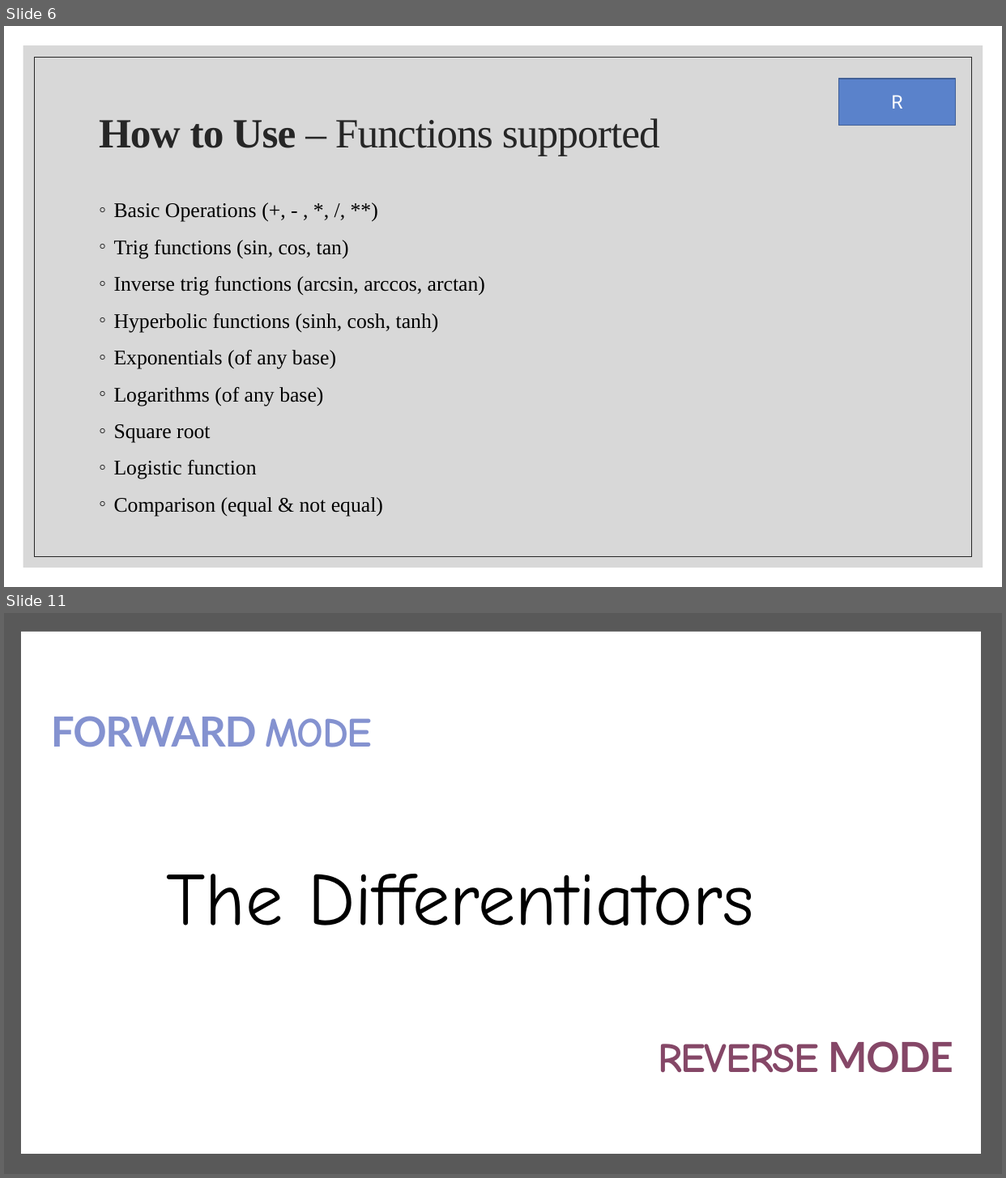
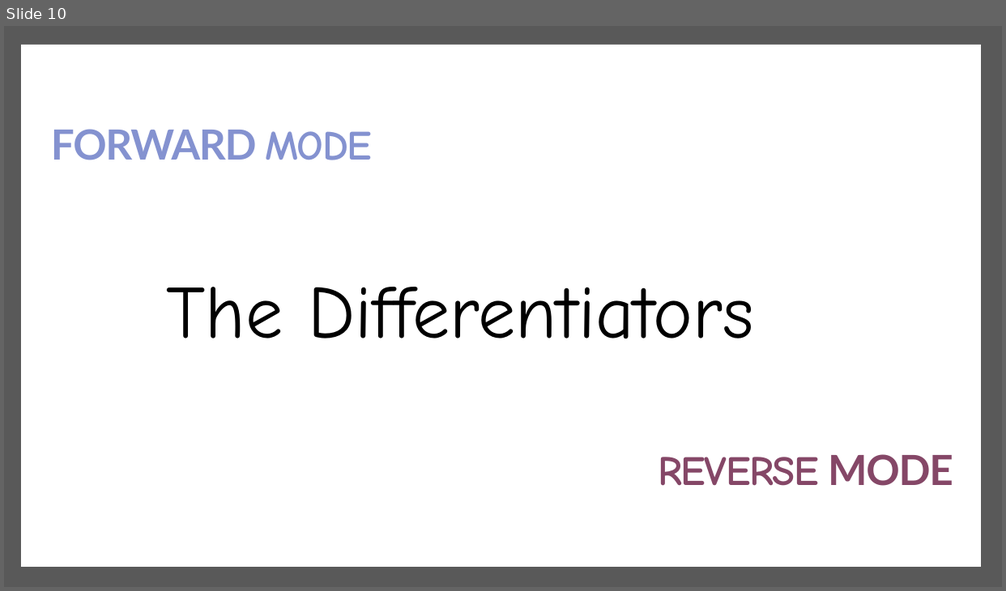
Before and after one commit to the-differentiators/cs207-FinalProject, a slide deck: docs/cs207-presentation.pptx. Shown one above the other, each under a label of ours: slides 6 and 11 before the commit, slide 10 after it; the slides between them are not shown. The pictures are 1006x1178 and 1006x591 pixels, drawn with LibreOffice and Linux fonts; fonts in the diff are those of the drawing; background and template pictures are left out. Boxes give left, top, right and bottom in pixels: in the first picture for what was removed or moved away, otherwise in the second. Text is boxed around its words. In the diff, an @@ line names an element or a change of style, - is before the commit and + after.

```diff
--- a/docs/cs207-presentation.pptx
+++ b/docs/cs207-presentation.pptx
@@ slide 6 removed at <box>4,26,1002,587</box>, background #FFFFFF @@
@@ rectangle removed at <box>23,45,983,568</box> @@
@@ rectangle removed at <box>35,57,972,557</box> @@
@@ rectangle removed at <box>839,79,956,125</box> @@
-R
@@ title removed at <box>99,118,660,156</box> @@
-How to Use – Functions supported
@@ text removed at <box>114,203,485,516</box> @@
-◦ Basic Operations (+, - , *, /, **)
-◦ Trig functions (sin, cos, tan)
-◦ Inverse trig functions (arcsin, arccos, arctan)
-◦ Hyperbolic functions (sinh, cosh, tanh)
-◦ Exponentials (of any base)
-◦ Logarithms (of any base)
-◦ Square root
-◦ Logistic function
-◦ Comparison (equal & not equal)
@@ what was slide 11 is now slide 10 @@
```
Also in this commit, not shown: 3 slides changed, 6 slides added, 6 other slides removed, 3 other files.
